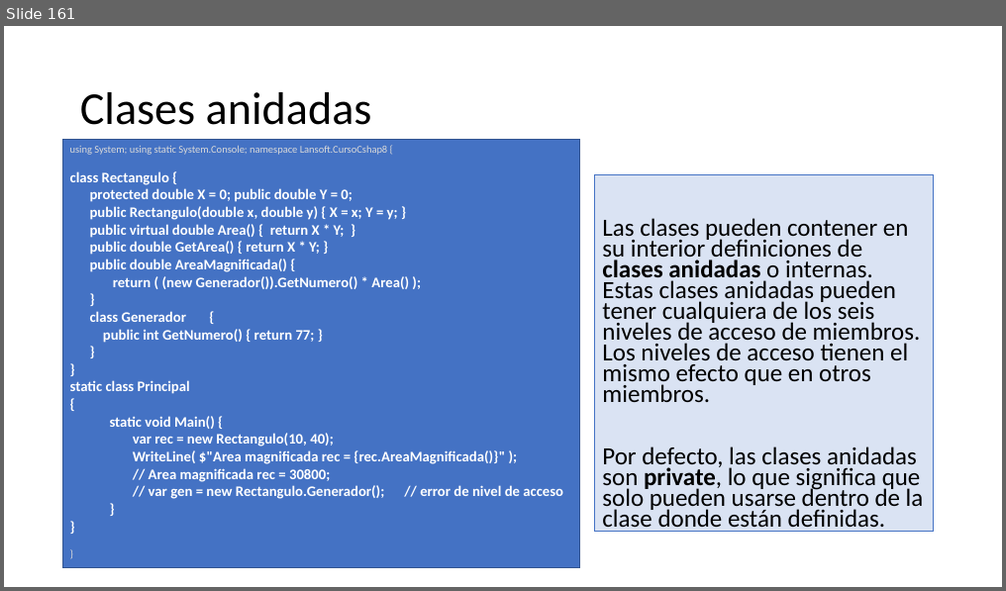
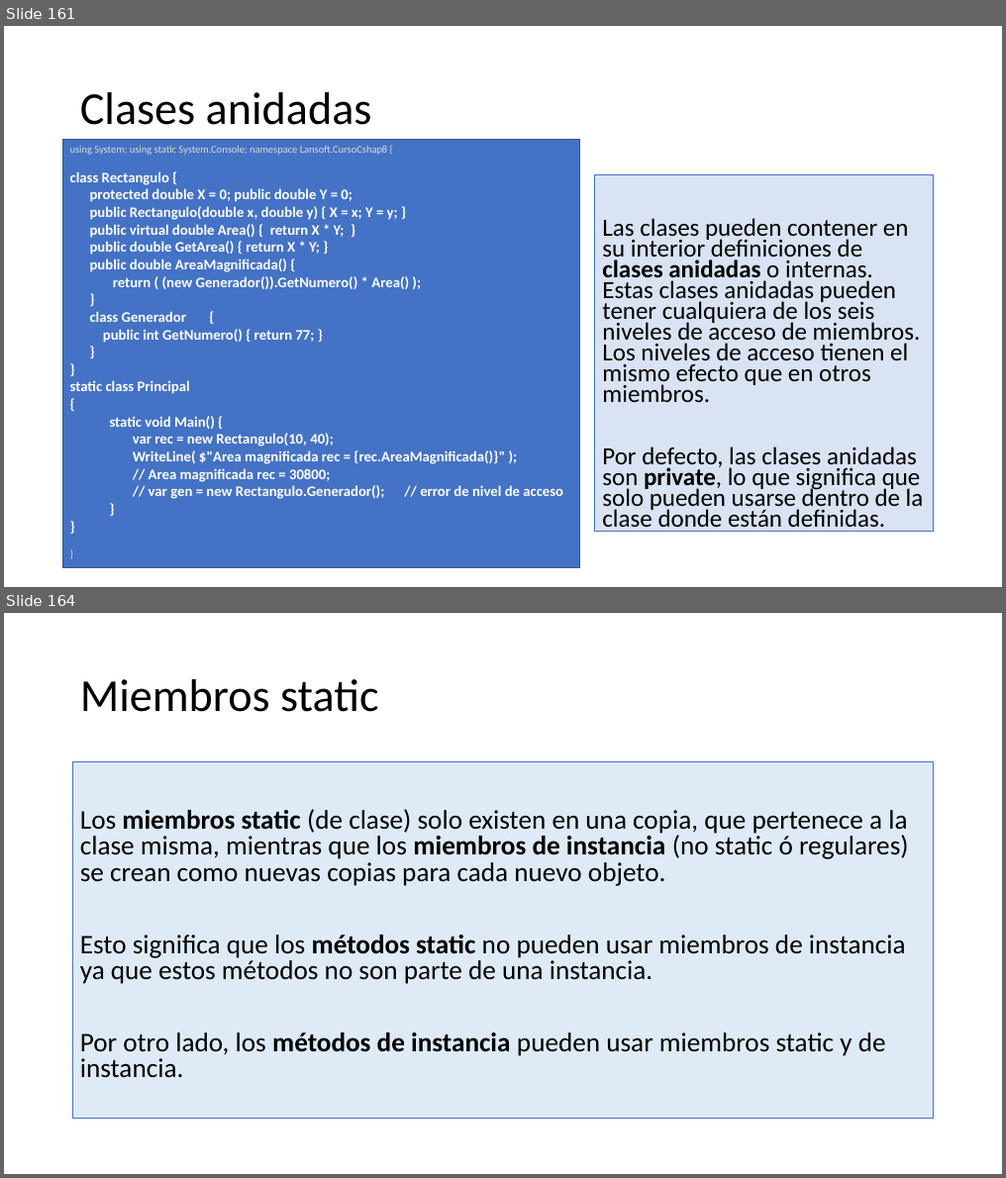
Before and after one commit to AlbertOsinaga/CursoCSharp__8, a slide deck: CSharpQuickReferencia.pptx. Shown one above the other, each under a label of ours: slide 161 before the commit, slides 161 and 164 after it; the slides between them are not shown. The pictures are 1006x591 and 1006x1178 pixels, drawn with LibreOffice and Linux fonts; fonts in the diff are those of the drawing. Boxes give left, top, right and bottom in pixels: in the first picture for what was removed or moved away, otherwise in the second. Text is boxed around its words. In the diff, an @@ line names an element or a change of style, - is before the commit and + after.

```diff
--- a/CSharpQuickReferencia.pptx
+++ b/CSharpQuickReferencia.pptx
@@ slide 164 added at (4,613,1002,1174), background #FFFFFF @@
@@ title added at (80,679,378,712), 44 pt, text #000000 @@
+Miembros static
@@ text added at (73,762,934,1119), fill #DEEBF7, outline #4472C4 0.75 pt, 25.9 pt, text #000000 @@
+Los miembros static (de clase) solo existen en una copia, que pertenece a la clase misma, mientras que los miembros de instancia (no static ó regulares) se crean como nuevas copias para cada nuevo objeto.
+Esto significa que los métodos static no pueden usar miembros de instancia ya que estos métodos no son parte de una instancia.
+Por otro lado, los métodos de instancia pueden usar miembros static y de instancia.
```
Also in this commit, not shown: 9 other slides added.
